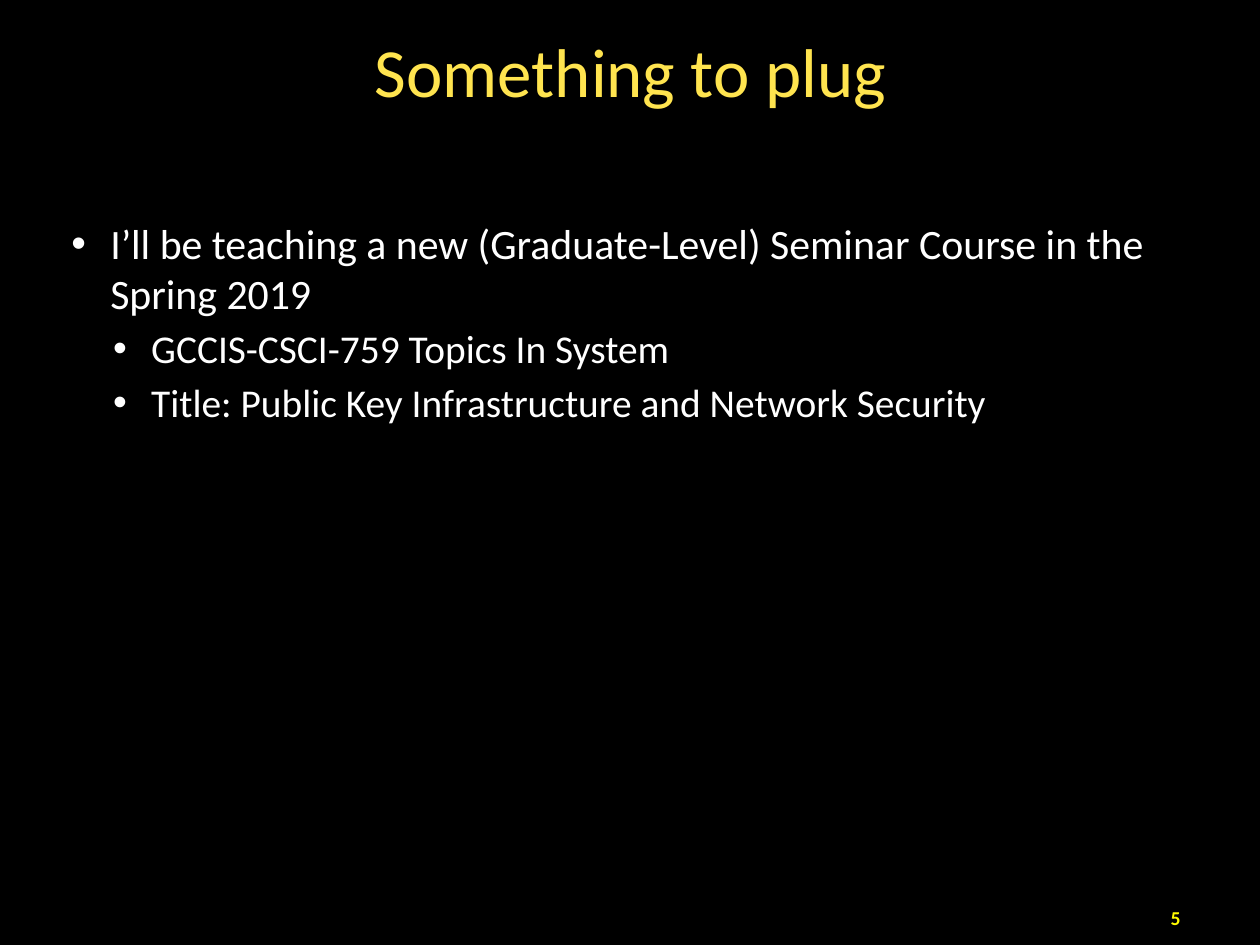
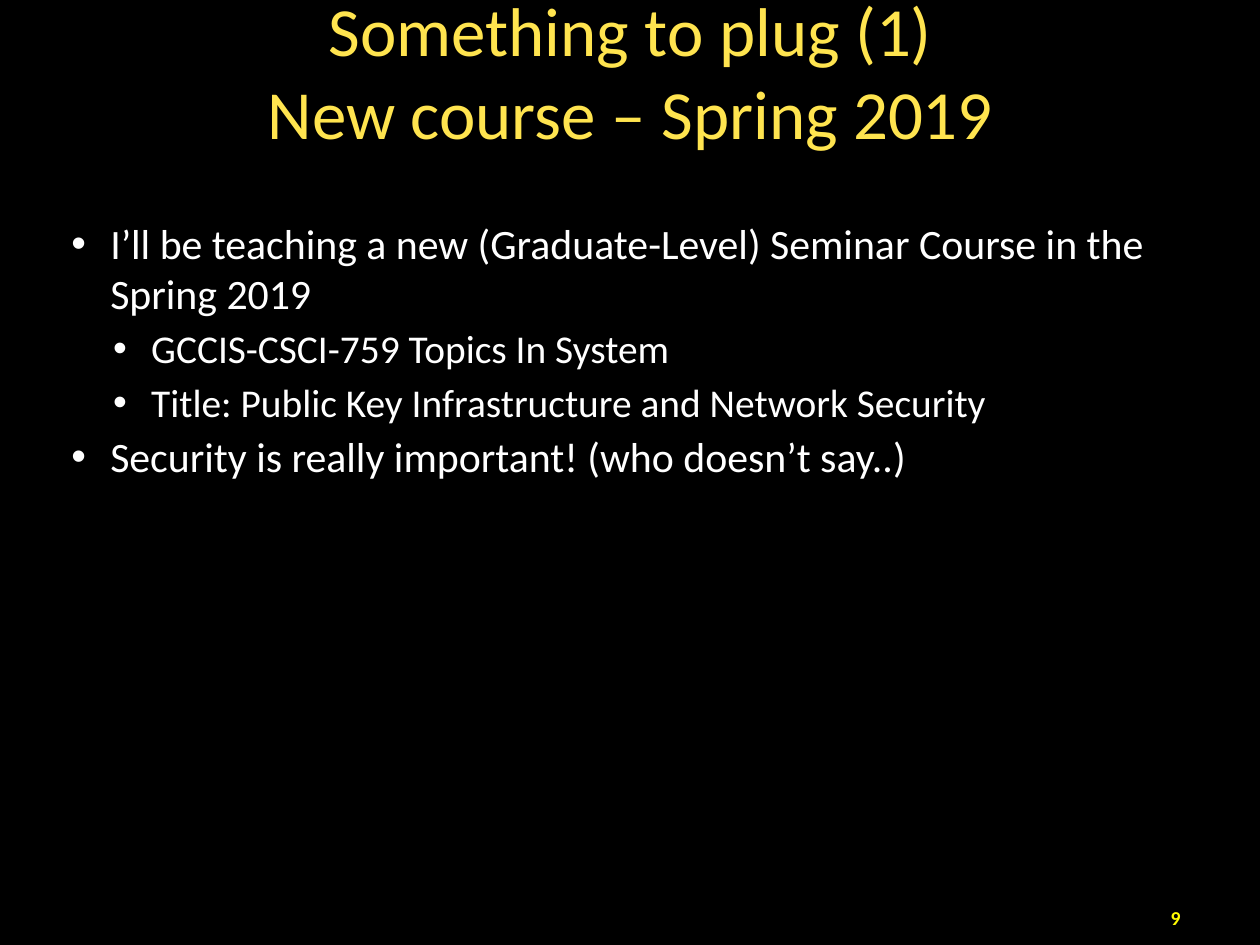
Before and after one commit to taejoong/taejoong.github.io, a slide deck: slide 9 of courses/csci-351/handouts/18-DNSSEC.pptx (slide 5 before the commit). Drawn at 1260x945 pixels with LibreOffice and Linux fonts; fonts in the diff are those of the drawing. Boxes give left, top, right and bottom in pixels: in the first picture for what was removed or moved away, otherwise in the second. Text is boxed around its words. In the diff, an @@ line names an element or a change of style, - is before the commit and + after.

```diff
--- a/courses/csci-351/handouts/18-DNSSEC.pptx
+++ b/courses/csci-351/handouts/18-DNSSEC.pptx
@@ title at <box>268,5,993,151</box>: text changed @@
-Something to plug
+Something to plug (1)
+New course – Spring 2019
@@ text at <box>110,441,905,479</box>: paragraph added @@
+• Security is really important! (who doesn’t say..)
@@ page number at <box>1171,912,1181,925</box>: text changed @@
-5
+9
```
Also in this commit, not shown: 5 other slides changed, 22 slides added, 1 other file.
